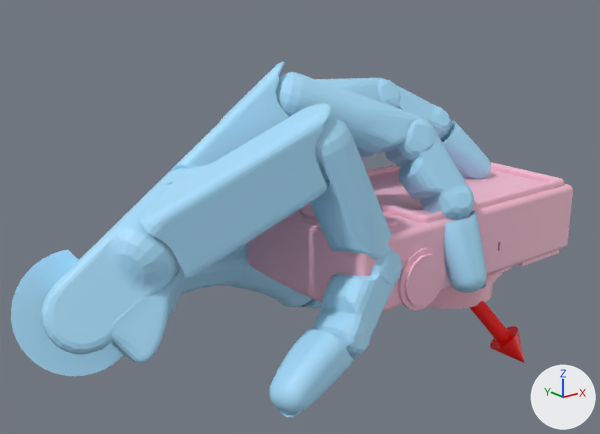
Renders of the glTF model static/assets/cond/Shadowhand/contactdb+camera/7.glb from each side of a commit.
Camera for both pictures: a camera (50 mm lens) standing at (-0.226, -0.21, 0.101) and looking at (-0.046, 0.015, 0.011). The lights are fixed; the arrows at lower right show +X, +Y and +Z. Where no turn or scale is listed for an object, it has been applied to the vertices. Vertices at the same position are counted once.

In view in the first picture: 'camera.stl', 'geometry_1', 'geometry_2'.
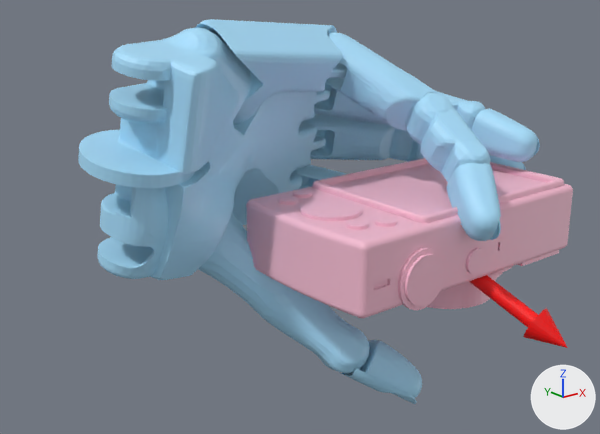
Changed parts and their boxes (x1, y1, x2, y2) in the pictures (600 x 434 px; the box of a moved part takes in the faces that stretch with it):
'geometry_1', reshaped (8% taller)
    before: (11, 62, 491, 417)
    after: (78, 19, 540, 404)
'geometry_2', reshaped
    before: (469, 301, 525, 363)
    after: (469, 275, 568, 348)
part 1 of me_geometry_1, moved or reshaped
    before: (41, 62, 289, 354)
    after: (97, 28, 330, 279)
part 2 of me_geometry_1, moved or reshaped
    before: (11, 250, 123, 376)
    after: (78, 130, 194, 188)
part 3 of me_geometry_1, moved or reshaped
    before: (111, 268, 185, 363)
    after: (151, 54, 261, 280)
part 4 of me_geometry_1, moved or reshaped (not visible before)
    after: (293, 165, 346, 187)
part 5 of me_geometry_1, moved or reshaped
    before: (314, 78, 380, 102)
    after: (305, 114, 395, 160)
part 6 of me_geometry_1, moved or reshaped
    before: (377, 78, 450, 139)
    after: (389, 128, 424, 161)
part 7 of me_geometry_1, moved or reshaped
    before: (440, 120, 491, 179)
    after: (490, 155, 526, 170)
part 8 of me_geometry_1, moved or reshaped
    before: (276, 72, 423, 157)
    after: (314, 83, 389, 125)
part 9 of me_geometry_1, moved or reshaped
    before: (385, 117, 474, 220)
    after: (436, 91, 485, 130)
part 10 of me_geometry_1, moved or reshaped
    before: (444, 211, 487, 293)
    after: (471, 108, 540, 162)
part 11 of me_geometry_1, moved or reshaped
    before: (140, 104, 331, 278)
    after: (195, 19, 347, 125)
part 12 of me_geometry_1, moved or reshaped
    before: (310, 119, 392, 260)
    after: (325, 32, 440, 131)
part 13 of me_geometry_1, moved or reshaped
    before: (313, 251, 402, 358)
    after: (406, 92, 491, 182)
part 14 of me_geometry_1, moved or reshaped
    before: (269, 329, 354, 417)
    after: (447, 163, 501, 241)
part 15 of me_geometry_1, moved or reshaped
    before: (181, 243, 247, 294)
    after: (198, 213, 284, 317)
part 16 of me_geometry_1, moved or reshaped
    before: (230, 245, 312, 307)
    after: (261, 285, 369, 373)
part 17 of me_geometry_1, moved or reshaped
    before: (300, 299, 323, 309)
    after: (341, 340, 422, 404)

The change, as a list of edits to the scene's bpy script:
```text
Change me_geometry_1:
    where me_geometry_1.from_pydata(...)  # 23775 vertices, 47220 faces; spans x -0.152..0.049, y -0.043..0.06, z -0.046..0.068
    me_geometry_1 part 1: the loose piece of 3477 vertices spanning x -0.152..-0.038, y -0.021..0.06, z -0.03..0.068 is multiplied about its middle by the matrix ((0.893, -0.196, 0.406), (-0.199, 0.636, 0.746), (-0.404, -0.746, 0.528)), then moved by (0.04, 0.03, 0.014)
    me_geometry_1 part 2: the loose piece of 90 vertices spanning x -0.15..-0.112, y 0.007..0.03, z -0.023..0.015 is multiplied about its middle by the matrix ((0.893, -0.196, 0.406), (-0.199, 0.636, 0.746), (-0.404, -0.746, 0.528)), then moved by (0.034, 0.02, 0.04)
    me_geometry_1 part 3: the loose piece of 2386 vertices spanning x -0.138..-0.082, y -0.023..0.05, z -0.03..0.019 is multiplied about its middle by the matrix ((0.893, -0.196, 0.406), (-0.199, 0.636, 0.746), (-0.404, -0.746, 0.528)), then moved by (0.032, 0.017, 0.037)
    me_geometry_1 part 4: the loose piece of 549 vertices spanning x -0.052..0.008, y 0.032..0.054, z 0.029..0.049 is multiplied about its middle by the matrix ((0.932, -0.15, 0.33), (-0.154, 0.66, 0.735), (-0.328, -0.736, 0.593)), then moved by (0.036, 0.022, -0.041)
    me_geometry_1 part 5: the loose piece of 549 vertices spanning x -0.056..0.004, y 0.012..0.034, z 0.038..0.06 is multiplied about its middle by the matrix ((0.954, 0.145, 0.262), (-0.285, 0.704, 0.65), (-0.09, -0.695, 0.713)), then moved by (0.045, 0.035, -0.024)
    me_geometry_1 part 6: the loose piece of 224 vertices spanning x -0.011..0.026, y 0.004..0.032, z 0.028..0.057 is multiplied about its middle by the matrix ((0.929, 0.185, 0.322), (-0.355, 0.692, 0.629), (-0.106, -0.698, 0.708)), then moved by (0.04, 0.022, -0.022)
    me_geometry_1 part 7: the loose piece of 2529 vertices spanning x 0.017..0.042, y -0.005..0.019, z 0.012..0.039 is multiplied about its middle by the matrix ((0.916, 0.201, 0.346), (-0.384, 0.685, 0.619), (-0.113, -0.7, 0.705)), then moved by (0.031, 0.007, -0.012)
    me_geometry_1 part 8: the loose piece of 549 vertices spanning x -0.067..-0.012, y -0.022..0.015, z 0.032..0.065 is multiplied about its middle by the matrix ((0.936, -0.292, 0.195), (0.021, 0.601, 0.799), (-0.35, -0.744, 0.569)), then moved by (0.053, 0.053, -0.004)
    me_geometry_1 part 9: the loose piece of 224 vertices spanning x -0.029..-0.004, y -0.035..-0.003, z 0.011..0.049 is multiplied about its middle by the matrix ((0.921, -0.388, -0.02), (0.245, 0.539, 0.806), (-0.302, -0.747, 0.592)), then moved by (0.055, 0.046, 0.007)
    me_geometry_1 part 10: the loose piece of 2529 vertices spanning x -0.021..-0.004, y -0.043..-0.02, z -0.011..0.018 is multiplied about its middle by the matrix ((0.926, -0.376, 0.009), (0.215, 0.549, 0.808), (-0.309, -0.747, 0.589)), then moved by (0.06, 0.031, 0.026)
    me_geometry_1 part 11: the loose piece of 746 vertices spanning x -0.125..-0.059, y -0.028..0.014, z 0.015..0.058 is multiplied about its middle by the matrix ((0.889, -0.195, 0.415), (-0.202, 0.647, 0.735), (-0.412, -0.737, 0.536)), then moved by (0.052, 0.052, 0.024)
    me_geometry_1 part 12: the loose piece of 549 vertices spanning x -0.073..-0.04, y -0.033..-0.009, z -0.003..0.054 is multiplied about its middle by the matrix ((0.967, 0.252, -0.036), (-0.147, 0.669, 0.729), (0.208, -0.7, 0.684)), then moved by (0.055, 0.042, 0.027)
    me_geometry_1 part 13: the loose piece of 224 vertices spanning x -0.072..-0.039, y -0.04..-0.015, z -0.021..0.013 is multiplied about its middle by the matrix ((0.756, 0.115, -0.644), (0.399, 0.699, 0.593), (0.518, -0.706, 0.483)), then moved by (0.061, 0.019, 0.04)
    me_geometry_1 part 14: the loose piece of 2529 vertices spanning x -0.094..-0.066, y -0.041..-0.022, z -0.031..-0.009 is multiplied about its middle by the matrix ((0.776, 0.121, -0.619), (0.376, 0.699, 0.608), (0.507, -0.705, 0.497)), then moved by (0.076, 0.002, 0.039)
    me_geometry_1 part 15: the loose piece of 207 vertices spanning x -0.105..-0.044, y 0.03..0.056, z -0.022..0.007 is multiplied about its middle by the matrix ((0.67, 0.058, 0.741), (-0.477, 0.798, 0.369), (-0.57, -0.6, 0.562)), then moved by (0.017, -0.007, -0.002)
    me_geometry_1 part 16: the loose piece of 633 vertices spanning x -0.066..-0.017, y 0.032..0.056, z -0.038..0.0 is multiplied about its middle by the matrix ((0.876, 0.041, 0.481), (-0.33, 0.778, 0.535), (-0.352, -0.627, 0.695)), then moved by (0.003, -0.026, -0.014)
    me_geometry_1 part 17: the loose piece of 2380 vertices spanning x -0.027..0.006, y 0.032..0.054, z -0.046..-0.021 is multiplied about its middle by the matrix ((0.891, 0.049, 0.451), (-0.322, 0.768, 0.553), (-0.319, -0.638, 0.701)), then moved by (-0.007, -0.044, -0.02)
Change me_geometry_2:
    where me_geometry_2.from_pydata(...)  # 75 vertices, 144 faces; spans x -0.0027..0.0312, y -0.0324..0.0027, z -0.0537..0.0019
    me_geometry_2 part 18: the whole mesh is multiplied about the mesh origin by the matrix ((0.941, 0.319, 0.111), (-0.333, 0.82, 0.465), (0.057, -0.475, 0.878))
```
